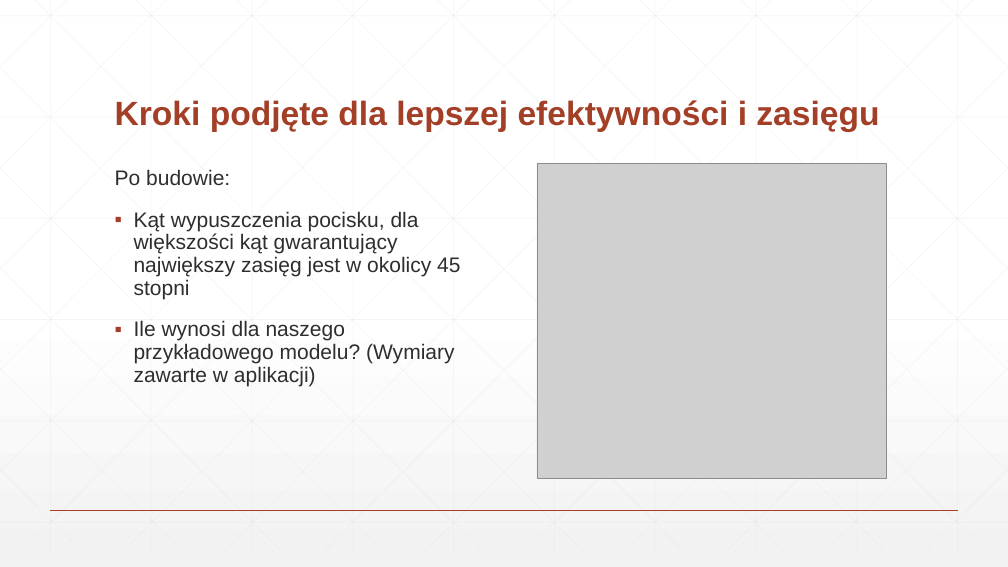
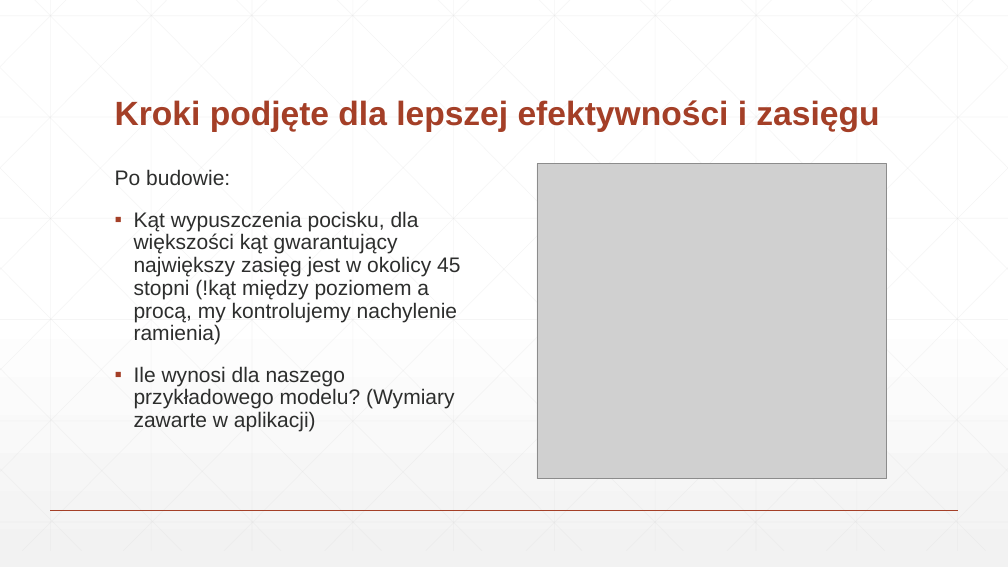
Before and after one commit to Xenvar2307/MiSK-project, a slide deck: slide 7 of Materiały/Prezentacja.pptx. Drawn at 1008x567 pixels with LibreOffice and Linux fonts; fonts in the diff are those of the drawing; grey boxes stand for pictures. Boxes give left, top, right and bottom in pixels: in the first picture for what was removed or moved away, otherwise in the second. Text is boxed around its words. In the diff, an @@ line names an element or a change of style, - is before the commit and + after.

```diff
--- a/Materiały/Prezentacja.pptx
+++ b/Materiały/Prezentacja.pptx
@@ text at [134,211,460,345]: text changed @@
-▪ Kąt wypuszczenia pocisku, dla większości kąt gwarantujący największy zasięg jest w okolicy 45 stopni
+▪ Kąt wypuszczenia pocisku, dla większości kąt gwarantujący największy zasięg jest w okolicy 45 stopni (!kąt między poziomem a procą, my kontrolujemy nachylenie ramienia)
```
Also in this commit, not shown: 2 slides added, 8 slides removed, 3 other files.
